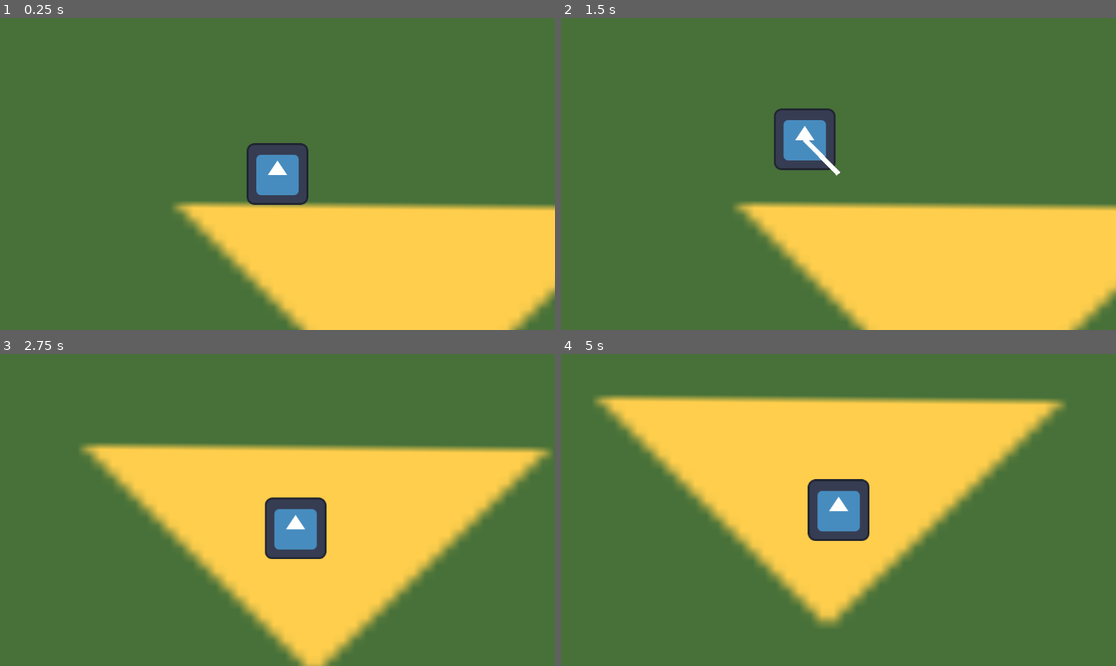
Above: before the commit, frames 1-4 (two rows, left to right).
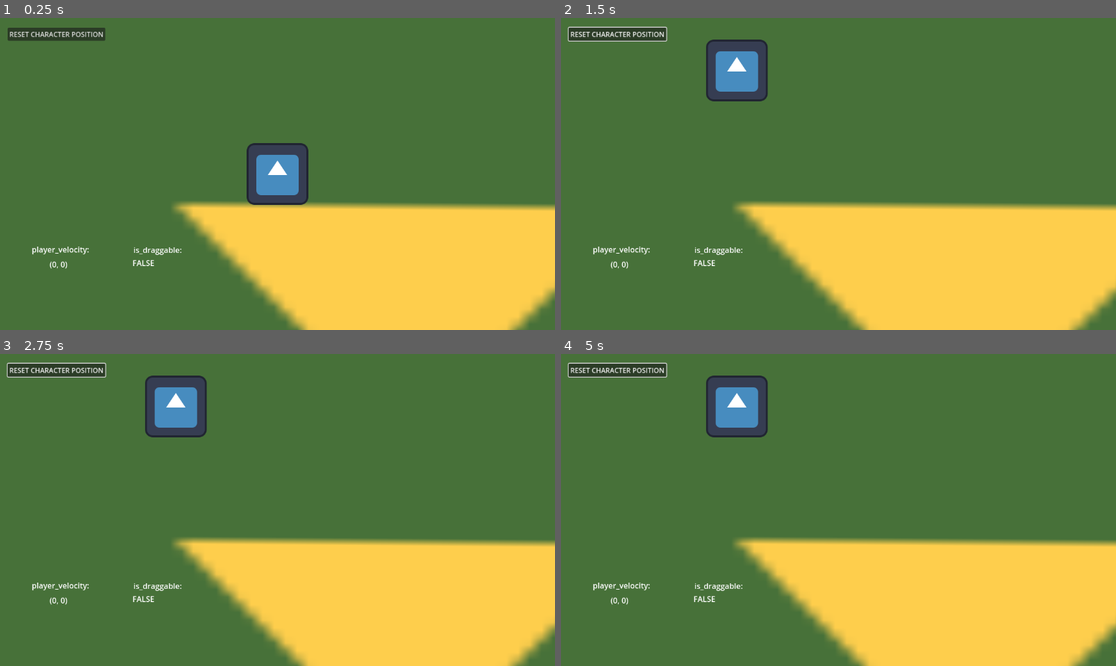
Above: after the commit, the same moments.

Repository: Some-People/SlowJam2024-Solar
Game: Godot game, scene res://Scenes/world.tscn
Same seed, same stepped clock (60 frames per second), same inputs: the game is played once before the commit and once after it. The engine's default icon, where the game draws it, is replaced by a stand-in: a white triangle on a blue panel in a dark square.
Inputs (mouse positions are in pixels of both pictures, inside the frame that each line leads up to):
- Up to frame 1 (0.25 s): no input
- Up to frame 2 (1.5 s): click (616, 33) at 0.5 s, where only the run after the commit has a clickable "RESET CHARACTER POSITION"; drag from (838, 174) to (738, 71) at 1.27 s
- Up to frame 3 (2.75 s): drag from (166, 525) to (199, 432) at 2.02 s
- Up to frame 4 (5 s): move the mouse to (894, 441) at 2.77 s; press the mouse at (894, 441) at 2.78 s; release the mouse at (894, 441) at 3.5 s; drag from (810, 572) to (672, 463) at 3.52 s; move the mouse to (1005, 556) at 4.27 s; press the mouse at (1005, 556) at 4.28 s

The runs differ from the first frame. In frame 1, 1.0% of the frame differs, in the area x 1-33%, y 3-81%; in frame 2, 5.5%; in frame 3, 38%; in frame 4, 49%, in the area x 1-100%, y 2-100%.

Commit message:
Player Position and Movement

Diff:
--- a/Scenes/Player.tscn
+++ b/Scenes/Player.tscn
@@ -1,9 +1,12 @@
-[gd_scene load_steps=4 format=3 uid="uid://okwicdpcvlpt"]
+[gd_scene load_steps=5 format=3 uid="uid://okwicdpcvlpt"]
 
 [ext_resource type="Script" path="res://Scripts/player.gd" id="1_wxdwb"]
 [ext_resource type="Texture2D" uid="uid://b3i6j6mwe6iu6" path="res://Assets/Img/icon.svg" id="2_8e0wk"]
 
-[sub_resource type="RectangleShape2D" id="RectangleShape2D_3kvhf"]
+[sub_resource type="CircleShape2D" id="CircleShape2D_iuucy"]
+radius = 70.0
+
+[sub_resource type="CircleShape2D" id="CircleShape2D_8mhot"]
 
 [node name="Player" type="CharacterBody2D"]
 input_pickable = true
@@ -15,6 +18,18 @@
 
 [node name="PlayerCollisionShape" type="CollisionShape2D" parent="."]
 scale = Vector2(5.96, 5.96)
-shape = SubResource("RectangleShape2D_3kvhf")
+shape = SubResource("CircleShape2D_iuucy")
+
+[node name="MinimumClickArea" type="Area2D" parent="."]
+
+[node name="MinimumClickShape" type="CollisionShape2D" parent="MinimumClickArea"]
+scale = Vector2(7.16, 7.16)
+shape = SubResource("CircleShape2D_8mhot")
+debug_color = Color(0.689711, 0.407193, 0.746194, 0.42)
 
 [connection signal="input_event" from="." to="." method="_on_input_event"]
+[connection signal="mouse_entered" from="." to="." method="_on_mouse_entered"]
+[connection signal="mouse_exited" from="." to="." method="_on_mouse_exited"]
+[connection signal="input_event" from="MinimumClickArea" to="." method="_on_minimum_click_area_input_event"]
+[connection signal="mouse_entered" from="MinimumClickArea" to="." method="_on_minimum_click_area_mouse_entered"]
+[connection signal="mouse_exited" from="MinimumClickArea" to="." method="_on_minimum_click_area_mouse_exited"]
--- a/Scenes/world.tscn
+++ b/Scenes/world.tscn
@@ -1,15 +1,18 @@
-[gd_scene load_steps=6 format=3 uid="uid://dsqwaapklf4xb"]
+[gd_scene load_steps=8 format=3 uid="uid://dsqwaapklf4xb"]
 
 [ext_resource type="PackedScene" uid="uid://okwicdpcvlpt" path="res://Scenes/Player.tscn" id="1_myq71"]
 [ext_resource type="Texture2D" uid="uid://b3i6j6mwe6iu6" path="res://Assets/Img/icon.svg" id="1_wqo3l"]
 [ext_resource type="PackedScene" uid="uid://db07jp0f3kmvu" path="res://Scenes/guide_line.tscn" id="2_ce8vm"]
 [ext_resource type="Script" path="res://Scripts/player_camera.gd" id="3_n7g6t"]
+[ext_resource type="Script" path="res://Scripts/dev_screen.gd" id="5_2bnsw"]
 
 [sub_resource type="CircleShape2D" id="CircleShape2D_8wk3s"]
 
+[sub_resource type="LabelSettings" id="LabelSettings_qjlle"]
+
 [node name="World" type="Node2D"]
 
-[node name="CollisionShape2D" type="Sprite2D" parent="."]
+[node name="TempFloor" type="Sprite2D" parent="."]
 modulate = Color(0.994842, 0.807514, 0.298608, 1)
 position = Vector2(483, 313)
 rotation = -3.13287
@@ -18,6 +21,7 @@
 
 [node name="Player" parent="." instance=ExtResource("1_myq71")]
 position = Vector2(211, 215)
+disable_mode = 2
 
 [node name="PlayerCamera" type="Camera2D" parent="."]
 position = Vector2(211, 215)
@@ -27,9 +31,53 @@
 [node name="GuideLine" parent="." instance=ExtResource("2_ce8vm")]
 
 [node name="GuideArea" type="Area2D" parent="GuideLine"]
+visible = false
 
 [node name="CollisionShape2D" type="CollisionShape2D" parent="GuideLine/GuideArea"]
 scale = Vector2(30, 30)
 shape = SubResource("CircleShape2D_8wk3s")
 
-[connection signal="input_event" from="Player" to="PlayerCamera" method="_on_player_input_event"]
+[node name="DevScreen" type="CanvasLayer" parent="."]
+script = ExtResource("5_2bnsw")
+
+[node name="ResetCharPos" type="Button" parent="DevScreen"]
+offset_left = 16.0
+offset_top = 20.0
+offset_right = 246.0
+offset_bottom = 51.0
+scale = Vector2(0.88059, 0.88059)
+text = "RESET CHARACTER POSITION"
+
+[node name="Velocity" type="Label" parent="DevScreen"]
+offset_left = 103.0
+offset_top = 500.0
+offset_right = 143.0
+offset_bottom = 523.0
+text = "test"
+label_settings = SubResource("LabelSettings_qjlle")
+uppercase = true
+
+[node name="Velocity_Header" type="Label" parent="DevScreen/Velocity"]
+offset_left = -37.0
+offset_top = -31.0
+offset_right = 102.0
+offset_bottom = -8.0
+text = "player_velocity:"
+label_settings = SubResource("LabelSettings_qjlle")
+
+[node name="Draggable" type="Label" parent="DevScreen"]
+offset_left = 275.0
+offset_top = 497.0
+offset_right = 315.0
+offset_bottom = 520.0
+text = "test"
+uppercase = true
+
+[node name="Draggable_Header" type="Label" parent="DevScreen/Draggable"]
+offset_left = 2.0
+offset_top = -27.0
+offset_right = 99.0
+offset_bottom = -4.0
+text = "is_draggable:"
+
+[connection signal="pressed" from="DevScreen/ResetCharPos" to="DevScreen" method="_on_reset_char_pos_pressed"]
--- /dev/null
+++ b/Scripts/dev_screen.gd
@@ -0,0 +1,26 @@
+extends CanvasLayer
+
+@onready var player = get_parent().get_node("Player")
+var player_velocity
+var is_draggable
+# Called when the node enters the scene tree for the first time.
+func _ready() -> void:
+	$Velocity.text = "N/A"
+	$Draggable.text = "N/A"
+	pass # Replace with function body.
+
+
+# Called every frame. 'delta' is the elapsed time since the previous frame.
+func _process(delta: float) -> void:
+
+	player_velocity = str(player.velocity)
+	is_draggable = str(player.draggable)
+	$Velocity.text = player_velocity
+	$Draggable.text = is_draggable
+	pass
+
+
+func _on_reset_char_pos_pressed() -> void:
+	player.position = Vector2.ZERO
+	player.velocity = Vector2.ZERO
+	pass # Replace with function body.
--- a/Scripts/guide_line.gd
+++ b/Scripts/guide_line.gd
@@ -2,4 +2,4 @@
 @onready var player = get_parent().get_node("Player")
 
 func _process(delta: float) -> void:
-	$GuideArea.position = points[0]
+	$GuideArea.position = player.global_position
--- a/Scripts/player.gd
+++ b/Scripts/player.gd
@@ -1,41 +1,69 @@
 extends CharacterBody2D
 
-var MINSTOP = Vector2(.5,.5)
+@export var release_speed:int = 5
+@export var damper = 0.035
 
 var is_dragging:bool = false
 var draggable:bool = false
 var direction := Vector2.ZERO
-var speed:int = 1
+
+var max_pull_pos:Vector2
+var max_pull = false
 
 var initial_position:Vector2
 var dragged_position:Vector2
+var pull_length
 
 @onready var guide_line = get_parent().get_node("GuideLine")
 
 func _physics_process(delta):
+
+	if Input.is_action_pressed("click"):
+		if draggable:
+			if !max_pull:
+				dragged_position = get_global_mouse_position()
+				guide_line.points[1] = dragged_position
+			elif max_pull:
+				dragged_position = max_pull_pos
+				guide_line.points[1] = dragged_position
+
+	if Input.is_action_just_released("click"):
+		if draggable:
+			draggable = false
+			max_pull = false
+			guide_line.points[0] = Vector2.ZERO
+			guide_line.points[1] = Vector2.ZERO
+			max_pull_pos = Vector2.ZERO
+			direction = ((initial_position - dragged_position)*release_speed)
+
 	velocity = direction
-	direction = lerp(direction, Vector2.ZERO, 0.035)
+	direction = lerp(direction, Vector2.ZERO, damper)
+	move_and_slide()
+
+func _process(delta: float) -> void:
+	pass
+
+func _on_input_event(viewport, event, shape_idx):
+	pass
+
+func _on_minimum_click_area_input_event(viewport: Node, event: InputEvent, shape_idx: int) -> void:
+	if Input.is_action_just_pressed("click"):
+		pull_length = initial_position.distance_to(dragged_position)
+		direction = Vector2.ZERO
+		initial_position = position
+		guide_line.points[0] = initial_position
+
+func _on_mouse_entered() -> void:
+	max_pull = false
+
+func _on_mouse_exited() -> void:
+	max_pull = true
+	max_pull_pos = get_global_mouse_position()
+
+func _on_minimum_click_area_mouse_entered() -> void:
+	draggable = true
 
 
-	move_and_slide()
-
-
-func _on_input_event(viewport, event, shape_idx):
-	if Input.is_action_just_pressed("click"):
-
-		initial_position = position
-		direction = Vector2.ZERO
-		dragged_position = initial_position
-		guide_line.points[0] = initial_position
-
-	if Input.is_action_pressed("click"):
-		position = get_global_mouse_position()
-		dragged_position = position
-		guide_line.points[1] = dragged_position
-
-	if Input.is_action_just_released("click"):
-		var pull_length = initial_position.distance_to(dragged_position)
-		print("Pull length: ", pull_length)
-		guide_line.points[0] = Vector2.ZERO
-		guide_line.points[1] = Vector2.ZERO
-		direction = ((initial_position - dragged_position)*5)
+func _on_minimum_click_area_mouse_exited() -> void:
+	if !Input.is_action_pressed("click"):
+		draggable = false
--- a/Scripts/player_camera.gd
+++ b/Scripts/player_camera.gd
@@ -12,8 +12,3 @@
 
 	if player.direction < Vector2.ZERO:
 		position = player.global_position
-
-
-func _on_player_input_event(viewport: Node, event: InputEvent, shape_idx: int) -> void:
-
-	pass # Replace with function body.
